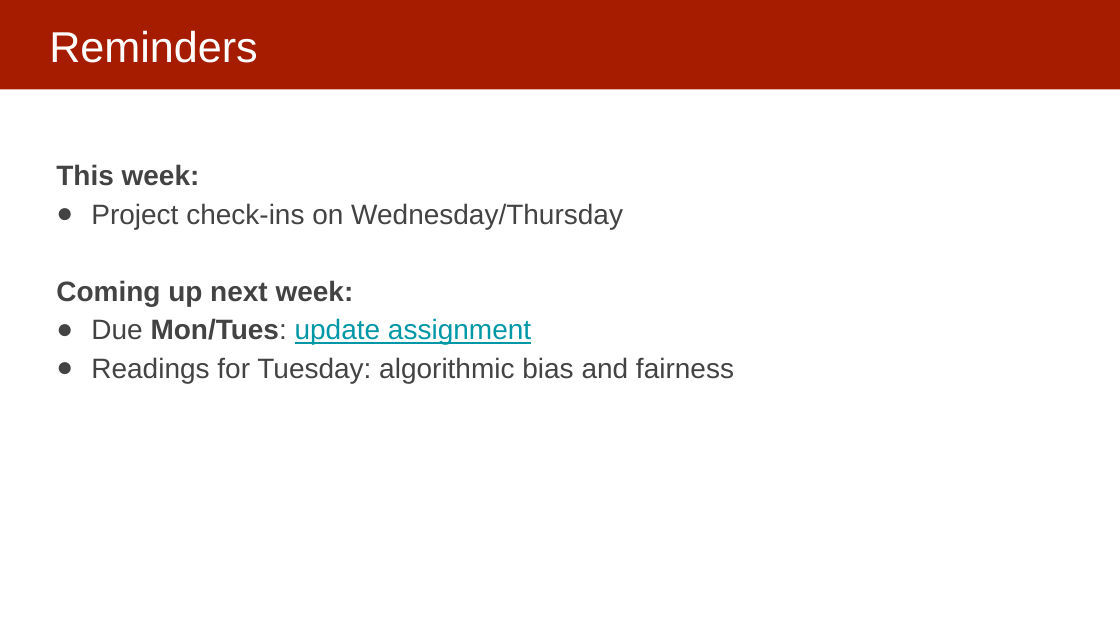
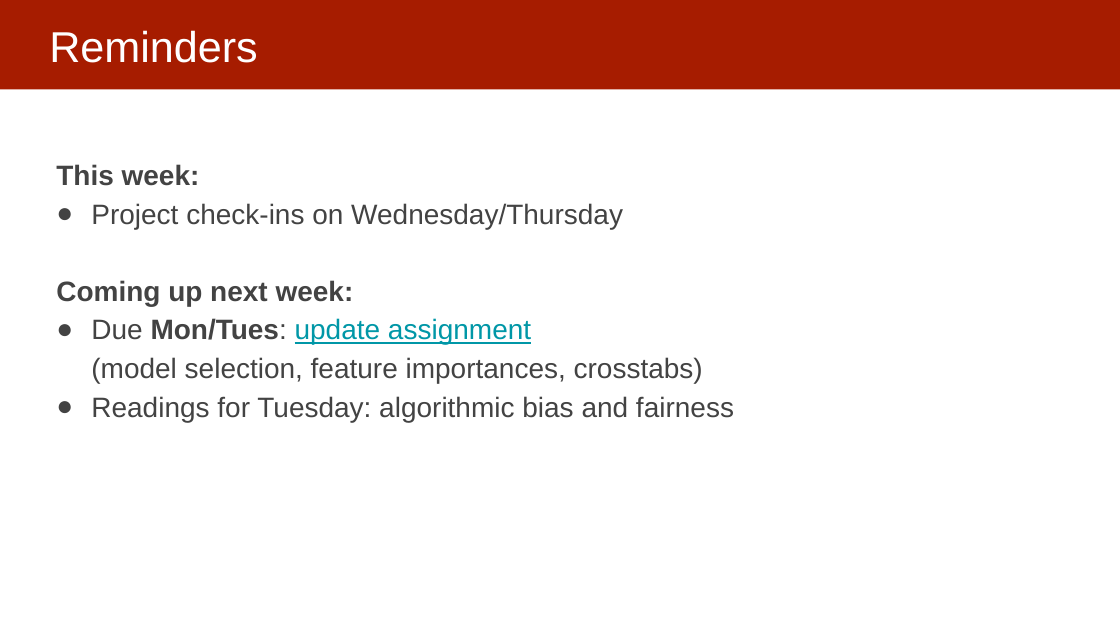
Before and after one commit to dssg/mlforpublicpolicylab, a slide deck: slide 3 of 11 - Model Interpretability Pt 2/Interpretability part 2.pptx. Drawn at 1120x630 pixels with LibreOffice and Linux fonts; fonts in the diff are those of the drawing. Boxes give left, top, right and bottom in pixels: in the first picture for what was removed or moved away, otherwise in the second. Text is boxed around its words. In the diff, an @@ line names an element or a change of style, - is before the commit and + after.

```diff
--- a/11 - Model Interpretability Pt 2/Interpretability part 2.pptx
+++ b/11 - Model Interpretability Pt 2/Interpretability part 2.pptx
@@ text at bbox=[91, 318, 703, 383]: text changed; text colour #0097A7 to #434343 @@
-● Due Mon/Tues: update assignment
+● Due Mon/Tues: update assignment
+  (model selection, feature importances, crosstabs)
```
Also in this commit, not shown: 6 other slides changed.
